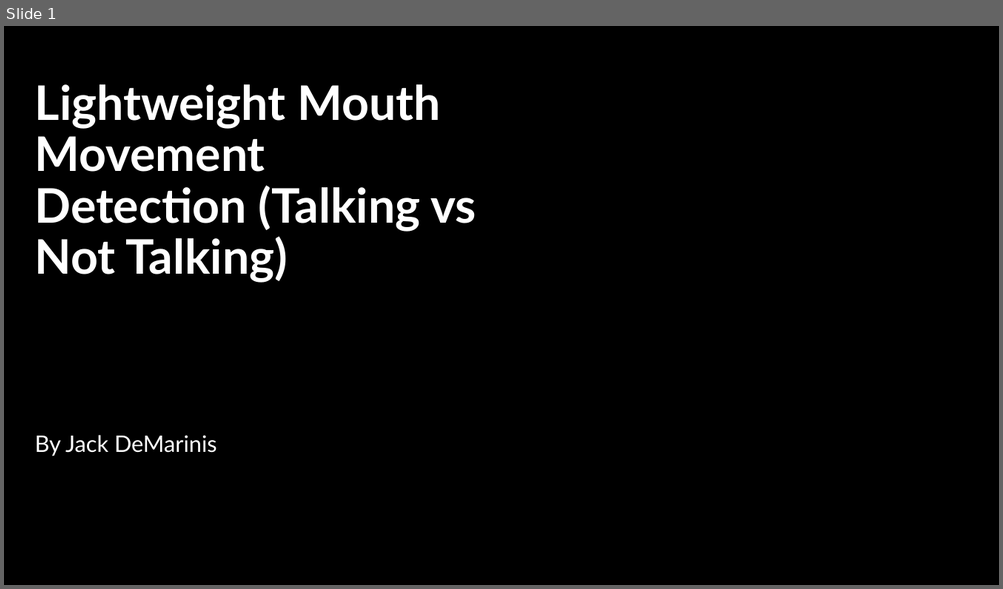
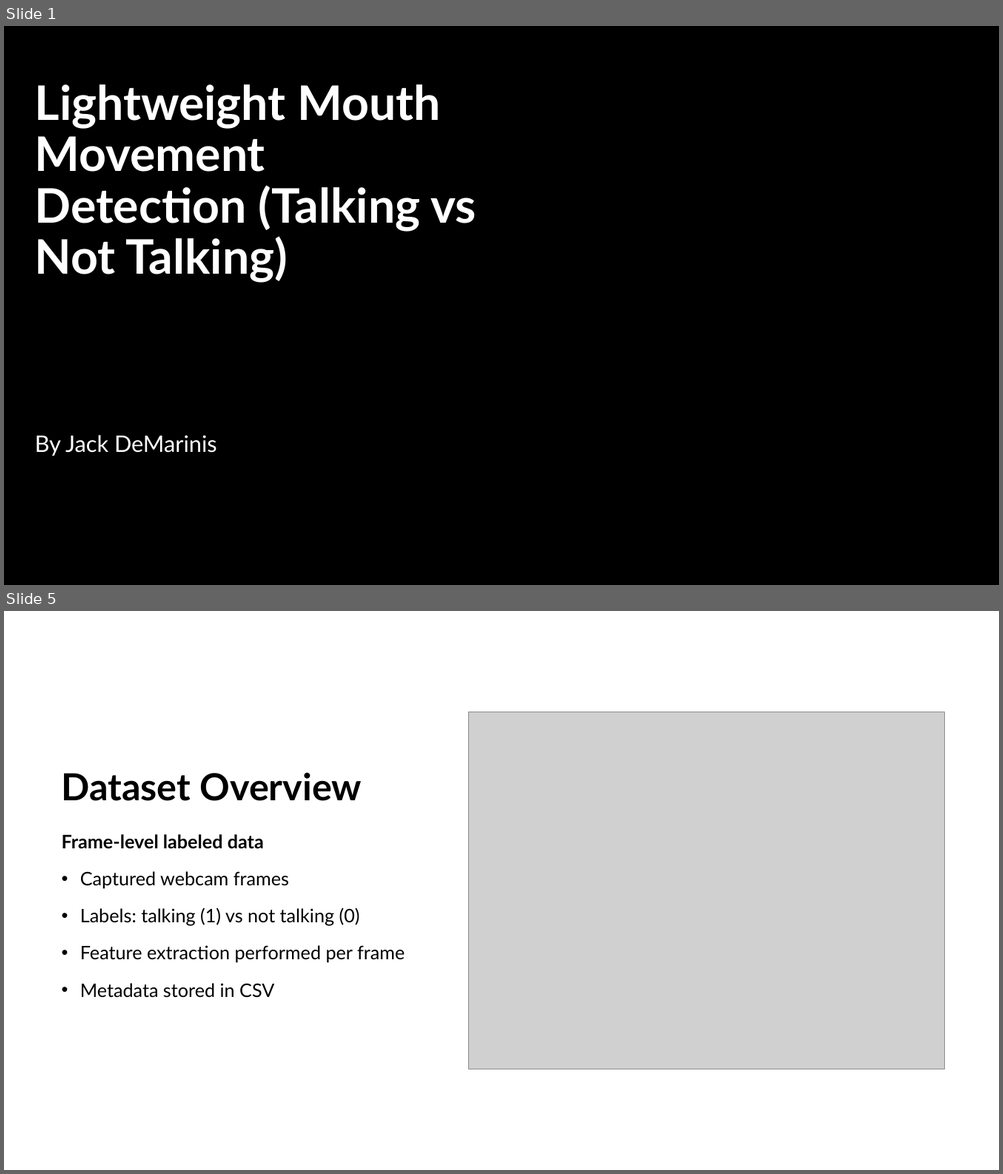
Before and after one commit to jackdemarinis/mouthMovementDetection, a slide deck: Lightweight Mouth Movement Detection (Talking vs Not.pptx. Shown one above the other, each under a label of ours: slide 1 before the commit, slides 1 and 5 after it; the slides between them are not shown. The pictures are 1003x589 and 1003x1174 pixels, drawn with LibreOffice and Linux fonts; fonts in the diff are those of the drawing; grey boxes stand for pictures; background and template pictures are left out. Boxes give left, top, right and bottom in pixels: in the first picture for what was removed or moved away, otherwise in the second. Text is boxed around its words. In the diff, an @@ line names an element or a change of style, - is before the commit and + after.

```diff
--- a/Lightweight Mouth Movement Detection (Talking vs Not.pptx
+++ b/Lightweight Mouth Movement Detection (Talking vs Not.pptx
@@ slide 5 added at (4,611,999,1170), background #FFFFFF @@
@@ picture added at (468,712,944,1070) @@
@@ title added at (62,772,362,801), 36 pt, text #000000, bold @@
+Dataset Overview
@@ text added at (62,834,404,998), 18 pt, text #000000 @@
+Frame-level labeled data
+• Captured webcam frames
+• Labels: talking (1) vs not talking (0)
+• Feature extraction performed per frame
+• Metadata stored in CSV
```
Also in this commit, not shown: 12 other slides added, 9 slides removed, 1 other file.
